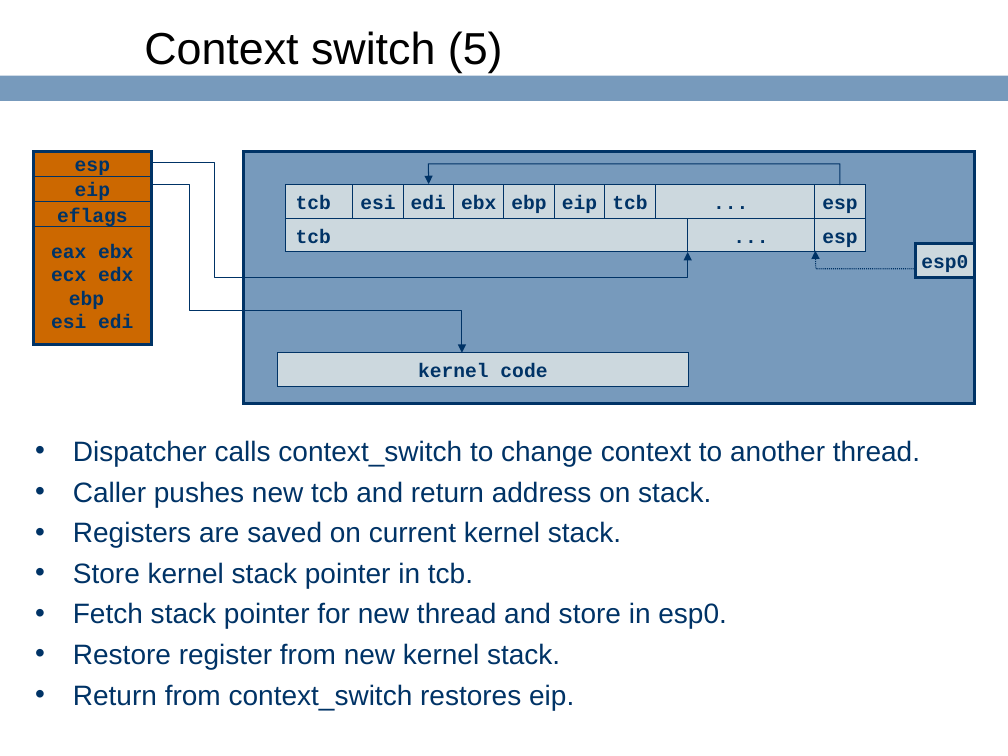
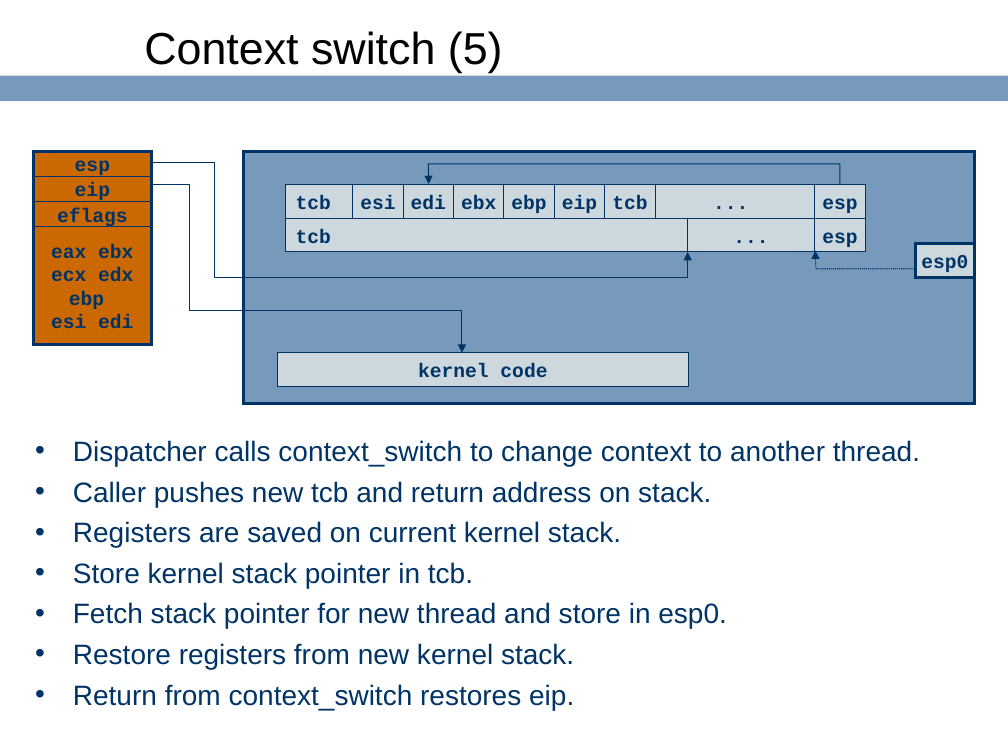
Before and after one commit to ringgaard/sanos, a slide deck: slide 49 of doc/sanostech.ppt. Drawn at 1008x756 pixels with LibreOffice and Linux fonts; fonts in the diff are those of the drawing; background and template pictures are left out. Boxes give left, top, right and bottom in pixels: in the first picture for what was removed or moved away, otherwise in the second. Text is boxed around its words. In the diff, an @@ line names an element or a change of style, - is before the commit and + after.

```diff
--- a/doc/sanostech.ppt
+++ b/doc/sanostech.ppt
@@ text at (73, 643, 574, 669): text changed @@
-• Restore register from new kernel stack.
+• Restore registers from new kernel stack.
```
Also in this commit, not shown: 2 other slides changed, 2 other files.
